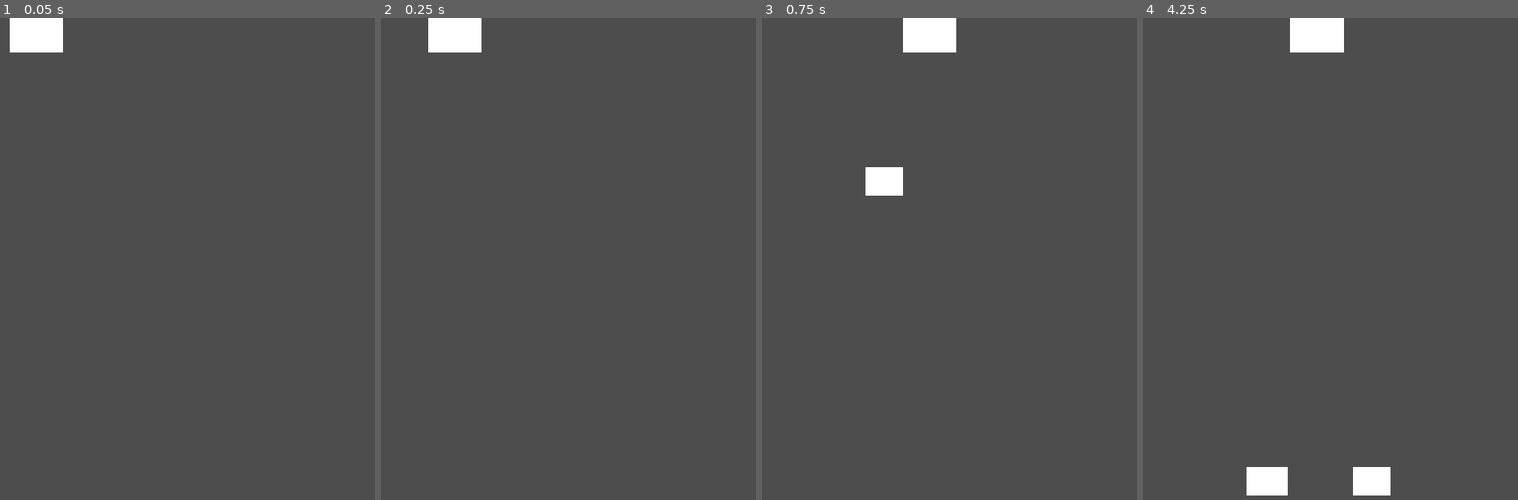
Above: before the commit, frames 1-4 (left to right).
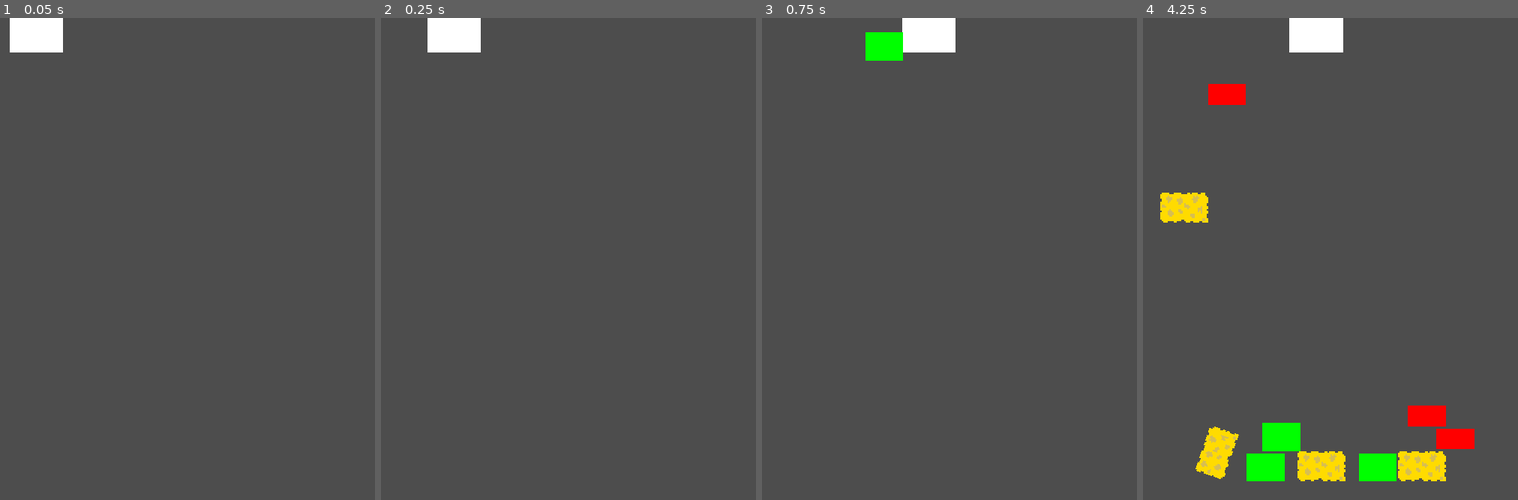
Above: after the commit, the same moments.

Repository: SH312-code/sdc-game_jam-2
Game: Godot game, scene res://Scenes/main.tscn
The game is run twice, just before and just after one commit, with the same random seed, the same clock (stepped at 60 frames per second) and the same inputs. Before the commit the project starts from res://main.tscn.
Inputs:
- Up to frame 1 (0.05 s): no input
- Up to frame 2 (0.25 s): no input
- Up to frame 3 (0.75 s): hold S (S_key) from 0.53 s (still down)
- Up to frame 4 (4.25 s): tap A (A_key, bound only after the commit) at 0.8, 1.35, 3.05 s; release S (S_key) at 1.28 s; tap F (F_key, bound only after the commit) at 1.55, 3.8 s; hold F (F_key, bound only after the commit) 2.03-2.78 s; tap S (S_key) at 2.3, 2.85 s; hold A (A_key, bound only after the commit) from 3.53 s (still down)

Frame 1 is identical in both runs. In frame 2, less than 0.1% of the frame differs, in the area x 12-27%, y 0-8%; in frame 3, 1.2%; in frame 4, 6.8%, in the area x 4-89%, y 0-100%.

Commit message:
Add files via upload

Diff:
--- /dev/null
+++ b/Scenes/earth_brick.tscn
@@ -0,0 +1,23 @@
+[gd_scene load_steps=4 format=3 uid="uid://bokfvyl5tdpb6"]
+
+[ext_resource type="Script" path="res://Scripts/earth_brick.gd" id="1_tly6q"]
+
+[sub_resource type="CanvasTexture" id="CanvasTexture_pj55d"]
+
+[sub_resource type="RectangleShape2D" id="RectangleShape2D_6rgwt"]
+size = Vector2(51, 38)
+
+[node name="earth_brick" type="Node2D"]
+script = ExtResource("1_tly6q")
+
+[node name="RigidBody2D" type="RigidBody2D" parent="."]
+lock_rotation = true
+
+[node name="Sprite2D" type="Sprite2D" parent="RigidBody2D"]
+position = Vector2(25.75, 19.25)
+scale = Vector2(50.5, 37.5)
+texture = SubResource("CanvasTexture_pj55d")
+
+[node name="CollisionShape2D2" type="CollisionShape2D" parent="RigidBody2D"]
+position = Vector2(25, 19)
+shape = SubResource("RectangleShape2D_6rgwt")
--- /dev/null
+++ b/Scenes/fire_brick.tscn
@@ -0,0 +1,23 @@
+[gd_scene load_steps=4 format=3 uid="uid://c5nmxngvv8qwx"]
+
+[ext_resource type="Script" path="res://Scripts/fire_brick.gd" id="1_jf1ws"]
+
+[sub_resource type="CanvasTexture" id="CanvasTexture_j528i"]
+
+[sub_resource type="RectangleShape2D" id="RectangleShape2D_t2b3s"]
+size = Vector2(48.5, 30.5)
+
+[node name="fire_brick" type="Node2D"]
+script = ExtResource("1_jf1ws")
+
+[node name="RigidBody2D" type="RigidBody2D" parent="."]
+lock_rotation = true
+
+[node name="Sprite2D" type="Sprite2D" parent="RigidBody2D"]
+position = Vector2(24.75, 13.25)
+scale = Vector2(50.5, 27.5)
+texture = SubResource("CanvasTexture_j528i")
+
+[node name="CollisionShape2D" type="CollisionShape2D" parent="RigidBody2D"]
+position = Vector2(24.75, 13.75)
+shape = SubResource("RectangleShape2D_t2b3s")
--- /dev/null
+++ b/Scenes/main.tscn
@@ -0,0 +1,26 @@
+[gd_scene load_steps=4 format=3 uid="uid://o3y6yf6pakmu"]
+
+[ext_resource type="Script" path="res://Scripts/Hand.gd" id="1_mksxx"]
+
+[sub_resource type="CanvasTexture" id="CanvasTexture_gh2yt"]
+
+[sub_resource type="RectangleShape2D" id="RectangleShape2D_bdr70"]
+size = Vector2(495.75, 33)
+
+[node name="Main" type="Node2D"]
+
+[node name="Hand" type="Node2D" parent="."]
+position = Vector2(1, 1)
+script = ExtResource("1_mksxx")
+
+[node name="Sprite2D" type="Sprite2D" parent="Hand"]
+position = Vector2(35.25, 22.25)
+scale = Vector2(71.5, 45.5)
+texture = SubResource("CanvasTexture_gh2yt")
+
+[node name="StaticBody2D" type="StaticBody2D" parent="."]
+
+[node name="CollisionShape2D" type="CollisionShape2D" parent="StaticBody2D"]
+position = Vector2(249, 634.5)
+shape = SubResource("RectangleShape2D_bdr70")
+one_way_collision = true
--- /dev/null
+++ b/Scenes/sponge_brick.tscn
@@ -0,0 +1,22 @@
+[gd_scene load_steps=4 format=3 uid="uid://dsxesx7pwx3wa"]
+
+[ext_resource type="Texture2D" uid="uid://b0c0d2t4ka87a" path="res://Sprites/sponge brick.png" id="1_02ypv"]
+[ext_resource type="Script" path="res://Scripts/sponge_brick.gd" id="1_pownf"]
+
+[sub_resource type="RectangleShape2D" id="RectangleShape2D_gi3dg"]
+size = Vector2(67, 41)
+
+[node name="Sponge brick" type="Node2D"]
+script = ExtResource("1_pownf")
+
+[node name="RigidBody2D" type="RigidBody2D" parent="."]
+
+[node name="Sprite2D" type="Sprite2D" parent="RigidBody2D"]
+texture_filter = 1
+texture_repeat = 1
+position = Vector2(34, 21)
+texture = ExtResource("1_02ypv")
+
+[node name="CollisionShape2D" type="CollisionShape2D" parent="RigidBody2D"]
+position = Vector2(33.5, 20.5)
+shape = SubResource("RectangleShape2D_gi3dg")
--- /dev/null
+++ b/Scripts/Hand.gd
@@ -0,0 +1,28 @@
+extends Node2D
+
+var speed = 250
+var direction = 1
+@onready var block = preload("res://Scenes/earth_brick.tscn")
+@onready var fire_block = preload("res://Scenes/fire_brick.tscn")
+@onready var sponge_block = preload("res://Scenes/sponge_brick.tscn")
+func _ready():
+	pass # Replace with function body.
+
+# Called every frame. 'delta' is the elapsed time since the previous frame.
+func _process(delta):
+	position.x += speed * direction * delta
+	if position.x < 0 or position.x > 500 -70:
+		direction = direction * (-1)
+func _input(event):
+	if event.is_action_pressed("S_key"):
+		var earth = block.instantiate()
+		earth.position.x = position.x
+		get_tree().current_scene.add_child(earth)
+	elif event.is_action_pressed("F_key"):
+		var fire = fire_block.instantiate()
+		fire.position.x = position.x
+		get_tree().current_scene.add_child(fire)
+	elif event.is_action_pressed("A_key"):
+		var sponge = sponge_block.instantiate()
+		sponge.position.x = position.x
+		get_tree().current_scene.add_child(sponge)
--- /dev/null
+++ b/Scripts/earth_brick.gd
@@ -0,0 +1,10 @@
+extends Node2D
+# Called when the node enters he scene tree for the first time.
+func _ready():
+	modulate = Color(0,255,0) # Replace with function body.
+# Called every frame. 'delta' is the elapsed time since the previous frame.
+func _process(_delta):
+	pass
+func set_x_y(x: float , y: float): #Called in diffrent node for spwaning at hand sprite
+	position.x = x
+	position.y = y
--- /dev/null
+++ b/Scripts/fire_brick.gd
@@ -0,0 +1,11 @@
+extends Node2D
+
+# Called when the node enters the scene tree for the first time.
+func _ready() -> void:
+	modulate = Color(255,0,0) # Replace with function body.
+# Called every frame. 'delta' is the elapsed time since the previous frame.
+func _process(_delta: float) -> void:
+	pass
+func set_x_y(x: float , y: float): #Called in diffrent node for spwaning at hand sprite
+	position.x = x
+	position.y = y
--- /dev/null
+++ b/Scripts/sponge_brick.gd
@@ -0,0 +1,14 @@
+extends Node2D
+
+
+# Called when the node enters the scene tree for the first time.
+func _ready() -> void:
+	pass # Replace with function body.
+
+
+# Called every frame. 'delta' is the elapsed time since the previous frame.
+func _process(_delta: float) -> void:
+	pass
+func set_x_y(x: float , y: float): #Called in diffrent node for spwaning at hand sprite
+	position.x = x
+	position.y = y
--- /dev/null
+++ b/Sprites/icon.svg
@@ -0,0 +1 @@
+<svg height="128" width="128" xmlns="http://www.w3.org/2000/svg"><rect x="2" y="2" width="124" height="124" rx="14" fill="#363d52" stroke="#212532" stroke-width="4"/><g transform="scale(.101) translate(122 122)"><g fill="#fff"><path d="M105 673v33q407 354 814 0v-33z"/><path d="m105 673 152 14q12 1 15 14l4 67 132 10 8-61q2-11 15-15h162q13 4 15 15l8 61 132-10 4-67q3-13 15-14l152-14V427q30-39 56-81-35-59-83-108-43 20-82 47-40-37-88-64 7-51 8-102-59-28-123-42-26 43-46 89-49-7-98 0-20-46-46-89-64 14-123 42 1 51 8 102-48 27-88 64-39-27-82-47-48 49-83 108 26 42 56 81zm0 33v39c0 276 813 276 814 0v-39l-134 12-5 69q-2 10-14 13l-162 11q-12 0-16-11l-10-65H446l-10 65q-4 11-16 11l-162-11q-12-3-14-13l-5-69z" fill="#478cbf"/><path d="M483 600c0 34 58 34 58 0v-86c0-34-58-34-58 0z"/><circle cx="725" cy="526" r="90"/><circle cx="299" cy="526" r="90"/></g><g fill="#414042"><circle cx="307" cy="532" r="60"/><circle cx="717" cy="532" r="60"/></g></g></svg>
--- a/project.godot
+++ b/project.godot
@@ -10,10 +10,10 @@
 
 [application]
 
-config/name="New Game Project"
-run/main_scene="res://main.tscn"
-config/features=PackedStringArray("4.2", "Forward Plus")
-config/icon="res://icon.svg"
+config/name="Tetris_with_attack"
+run/main_scene="res://Scenes/main.tscn"
+config/features=PackedStringArray("4.3", "Forward Plus")
+config/icon="res://Sprites/icon.svg"
 
 [display]
 
@@ -23,6 +23,21 @@
 
 S_key={
 "deadzone": 0.5,
-"events": [Object(InputEventKey,"resource_local_to_scene":fa …(172 unchanged characters)… eycode":83,"key_label":0,"unicode":115,"echo":false,"script":null)
+"events": [Object(InputEventKey,"resource_local_to_scene":fa …(172 unchanged characters)… eycode":83,"key_label":0,"unicode":115,"location":0,"echo":false,"script":null)
 ]
 }
+F_key={
+"deadzone": 0.5,
+"events": [Object(InputEventKey,"resource_local_to_scene":false,"resource_name":"","device":-1,"window_id":0,"alt_pressed":false,"shift_pressed":false,"ctrl_pressed":false,"meta_pressed":false,"pressed":false,"keycode":0,"physical_keycode":70,"key_label":0,"unicode":102,"location":0,"echo":false,"script":null)
+]
+}
+A_key={
+"deadzone": 0.5,
+"events": [Object(InputEventKey,"resource_local_to_scene":false,"resource_name":"","device":-1,"window_id":0,"alt_pressed":false,"shift_pressed":false,"ctrl_pressed":false,"meta_pressed":false,"pressed":false,"keycode":0,"physical_keycode":65,"key_label":0,"unicode":97,"location":0,"echo":false,"script":null)
+]
+}
+
+[physics]
+
+common/physics_ticks_per_second=120
+common/max_physics_steps_per_frame=16
Not shown, added: Sprites/icon.svg.import
Binary file added: Sprites/sponge brick.png
Not shown, added: Sprites/sponge brick.png.import
Not shown, added: Scenes/maiB791.tmp
